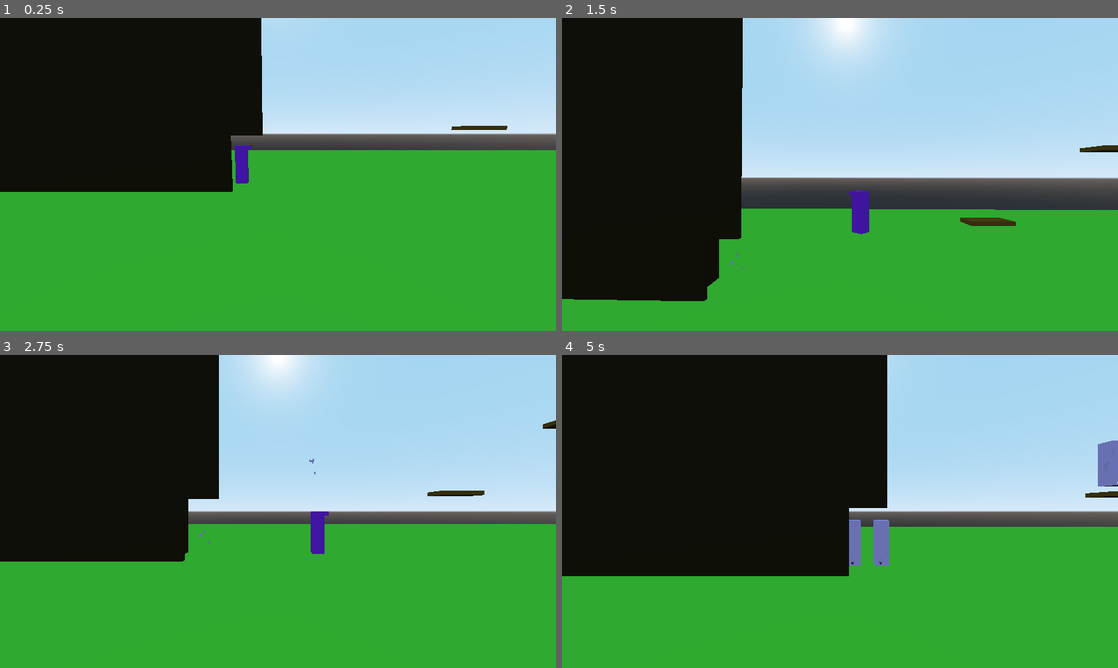
Above: before the commit, frames 1-4 (two rows, left to right).
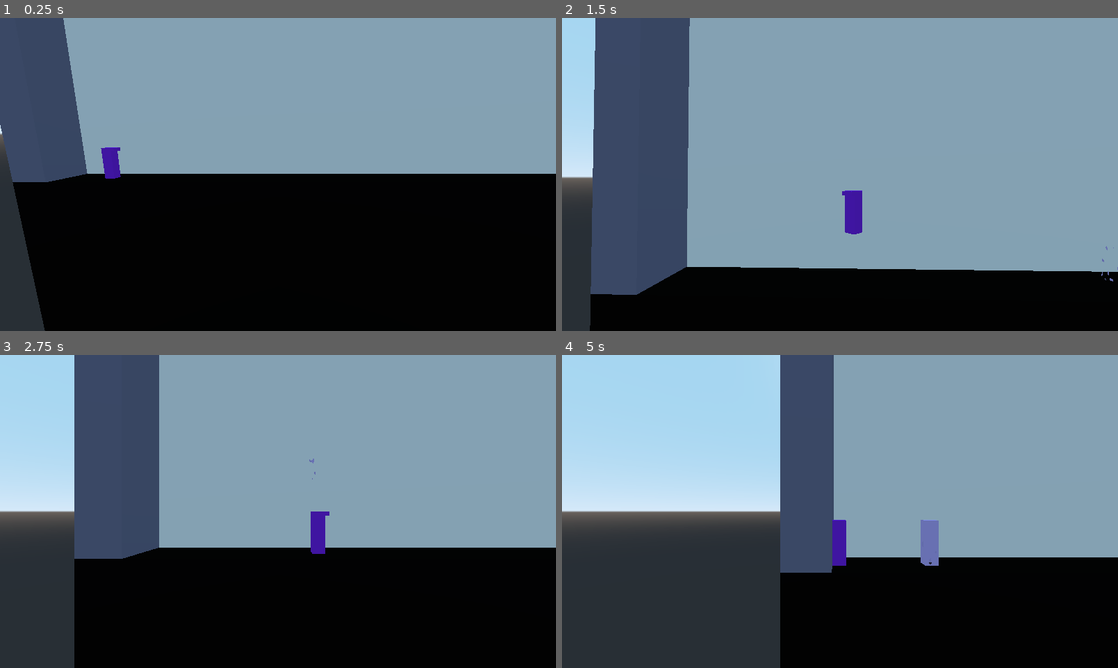
Above: after the commit, the same moments.

Repository: dsaltares/ludumdare-47
Game: Godot game, scene res://David/DavidPlayground.tscn
Same seed, same stepped clock (60 frames per second), same inputs: the game is played once before the commit and once after it.
Inputs:
- Up to frame 1 (0.25 s): no input
- Up to frame 2 (1.5 s): hold D (move_right) 0.53-1.28 s; tap N (new_run) at 0.6 s; tap Space (jump) at 0.77 s; hold A (move_left) from 1.28 s (still down); tap C (shake) at 1.35 s
- Up to frame 3 (2.75 s): tap Space (jump) at 1.52 s; release A (move_left) at 2.03 s; hold D (move_right) from 2.03 s (still down); tap N (new_run) at 2.1 s
- Up to frame 4 (5 s): tap C (shake) at 2.85, 4.35 s; tap Space (jump) at 3.02, 3.77, 4.52 s; release D (move_right) at 3.53 s; hold A (move_left) from 3.53 s (still down); tap N (new_run) at 3.6 s

The runs differ from the first frame. In frame 1, 98% of the frame differs, in the area x 0-100%, y 0-100%; in frame 2, 99%; in frame 3, 99%; in frame 4, 100%.

Commit message:
empty level ready for greyboxing

Diff:
--- a/game/David/DavidPlayground.tscn
+++ b/game/David/DavidPlayground.tscn
@@ -10,3 +10,4 @@
 [node name="Camera" parent="." instance=ExtResource( 3 )]
 
 [node name="Level" parent="." instance=ExtResource( 1 )]
+transform = Transform( 1, 0, 0, 0, 1, 0, 0, 0, 1, 18.2192, -0.963553, -9.33746 )
--- /dev/null
+++ b/game/Environment/Greybox.tscn
@@ -0,0 +1,17 @@
+[gd_scene load_steps=3 format=2]
+
+[sub_resource type="CubeMesh" id=2]
+size = Vector3( 1, 1, 3 )
+
+[sub_resource type="BoxShape" id=1]
+extents = Vector3( 0.5, 0.5, 1.5 )
+
+[node name="Greybox" type="MeshInstance"]
+mesh = SubResource( 2 )
+material/0 = null
+
+[node name="Greybox" type="StaticBody" parent="."]
+collision_mask = 6
+
+[node name="CollisionShape" type="CollisionShape" parent="Greybox"]
+shape = SubResource( 1 )
--- a/game/Level/Level.tscn
+++ b/game/Level/Level.tscn
@@ -1,62 +1,44 @@
-[gd_scene load_steps=9 format=2]
+[gd_scene load_steps=7 format=2]
 
-[ext_resource path="res://Environment/Wall.tscn" type="PackedScene" id=1]
-[ext_resource path="res://Environment/Platform.tscn" type="PackedScene" id=2]
+[ext_resource path="res://Environment/Greybox.tscn" type="PackedScene" id=1]
 [ext_resource path="res://Level/ExitTrigger.tscn" type="PackedScene" id=3]
-[ext_resource path="res://Environment/SmallWall.tscn" type="PackedScene" id=4]
 [ext_resource path="res://Level/Level.gd" type="Script" id=5]
 [ext_resource path="res://Player/Player.tscn" type="PackedScene" id=6]
-[ext_resource path="res://Environment/Ground.tscn" type="PackedScene" id=7]
-[ext_resource path="res://Environment/MovingPlatform.tscn" type="PackedScene" id=8]
+
+[sub_resource type="SpatialMaterial" id=1]
+albedo_color = Color( 0, 0, 0, 1 )
+
+[sub_resource type="SpatialMaterial" id=2]
+albedo_color = Color( 0.431373, 0.439216, 0.560784, 1 )
 
 [node name="Level" type="Spatial"]
 script = ExtResource( 5 )
 
 [node name="Player" parent="." instance=ExtResource( 6 )]
-transform = Transform( 1, 0, 0, 0, 1, 0, 0, 0, 1, -22.2822, 0, 0 )
+transform = Transform( 1, 0, 0, 0, 1, 0, 0, 0, 1, -70, 0, 0 )
+
+[node name="Ghosts" type="Spatial" parent="."]
+transform = Transform( 1, 0, 0, 0, 1, 0, 0, 0, 1, -70, 0, 0 )
 
 [node name="Environment" type="Spatial" parent="."]
 
-[node name="MovingPlatform" parent="Environment" instance=ExtResource( 8 )]
-transform = Transform( 1, 0, 0, 0, 1, 0, 0, 0, 1, 1.77242, 2.88622, 0 )
+[node name="Ground" parent="Environment" instance=ExtResource( 1 )]
+transform = Transform( 150, 0, 0, 0, 50, 0, 0, 0, 1, 0, -25, 0 )
+material/0 = SubResource( 1 )
 
-[node name="MovingPlatform2" parent="Environment" instance=ExtResource( 8 )]
-transform = Transform( 1, 0, 0, 0, 1, 0, 0, 0, 1, -9.96998, 2.88622, 0 )
-move_to = Vector3( 0, 3, 0 )
+[node name="BackWall" parent="Environment" instance=ExtResource( 1 )]
+transform = Transform( 150, 0, 0, 0, 50, 0, 0, 0, 1, 0, 25, -3 )
 
-[node name="Platform2" parent="Environment" instance=ExtResource( 2 )]
-transform = Transform( 1, 0, 0, 0, 1, 0, 0, 0, 1, 9.12596, 2.98693, 0 )
+[node name="LevelEdge" parent="Environment" instance=ExtResource( 1 )]
+transform = Transform( 2, 0, 0, 0, 50, 0, 0, 0, 1, -74, 25, 0 )
+material/0 = SubResource( 2 )
 
-[node name="Platform3" parent="Environment" instance=ExtResource( 2 )]
-transform = Transform( 1, 0, 0, 0, 1, 0, 0, 0, 1, 6.10988, 6.37467, 0 )
-
-[node name="Platform4" parent="Environment" instance=ExtResource( 2 )]
-transform = Transform( 1, 0, 0, 0, 1, 0, 0, 0, 1, -4.04324, 6.37467, 0 )
-
-[node name="Ground" parent="Environment" instance=ExtResource( 7 )]
-
-[node name="Wall" parent="Environment" instance=ExtResource( 1 )]
-transform = Transform( 1, 0, 0, 0, 1, 0, 0, 0, 1, 38.0818, 52.566, 2 )
-
-[node name="Wall2" parent="Environment" instance=ExtResource( 1 )]
-transform = Transform( 1, 0, 0, 0, 1, 0, 0, 0, 1, 39.0818, 50.066, 2 )
-
-[node name="Wall3" parent="Environment" instance=ExtResource( 1 )]
-transform = Transform( -1, 3.25841e-07, 0, -3.25841e-07, -1, 0, 0, 0, 1, -46.0334, 52.534, 2 )
-
-[node name="Wall4" parent="Environment" instance=ExtResource( 1 )]
-transform = Transform( 1, 0, 0, 0, 1, 0, 0, 0, 1, -47.4259, 50.034, 2 )
-
-[node name="SmallWall" parent="Environment" instance=ExtResource( 4 )]
-transform = Transform( 1, 0, 0, 0, 1, 0, 0, 0, 1, -23.1642, 22.7679, 0.954837 )
-
-[node name="SmallWall2" parent="Environment" instance=ExtResource( 4 )]
-transform = Transform( 1, 0, 0, 0, 1, 0, 0, 0, 1, 14.2142, 27.4847, 0.954837 )
-
-[node name="Ghosts" type="Spatial" parent="."]
+[node name="LevelEdge2" parent="Environment" instance=ExtResource( 1 )]
+transform = Transform( 2, 0, 0, 0, 50, 0, 0, 0, 1, 74, 25, 0 )
+material/0 = SubResource( 2 )
 
 [node name="ExitTrigger" parent="." instance=ExtResource( 3 )]
-transform = Transform( 1, 0, 0, 0, 1, 0, 0, 0, 1, 17.3543, 0, 0 )
+transform = Transform( 1, 0, 0, 0, 1, 0, 0, 0, 1, 60, 0, 0 )
 
 [node name="LoopTimer" type="Timer" parent="."]
 wait_time = 20.0
